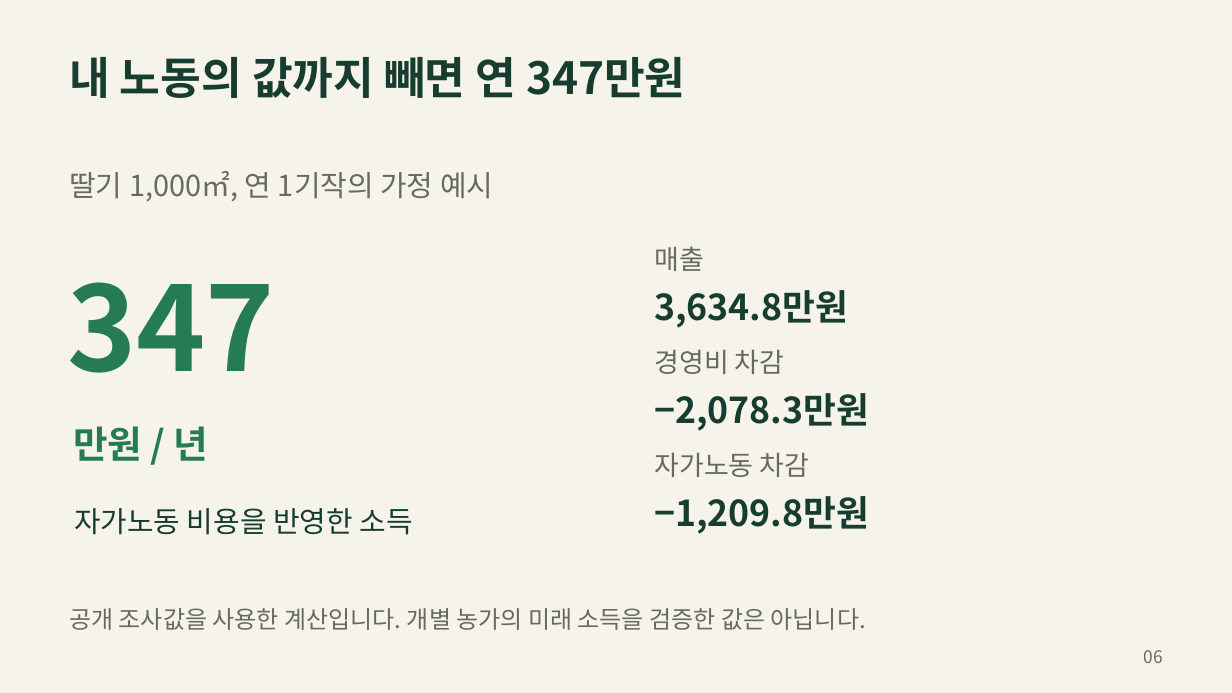
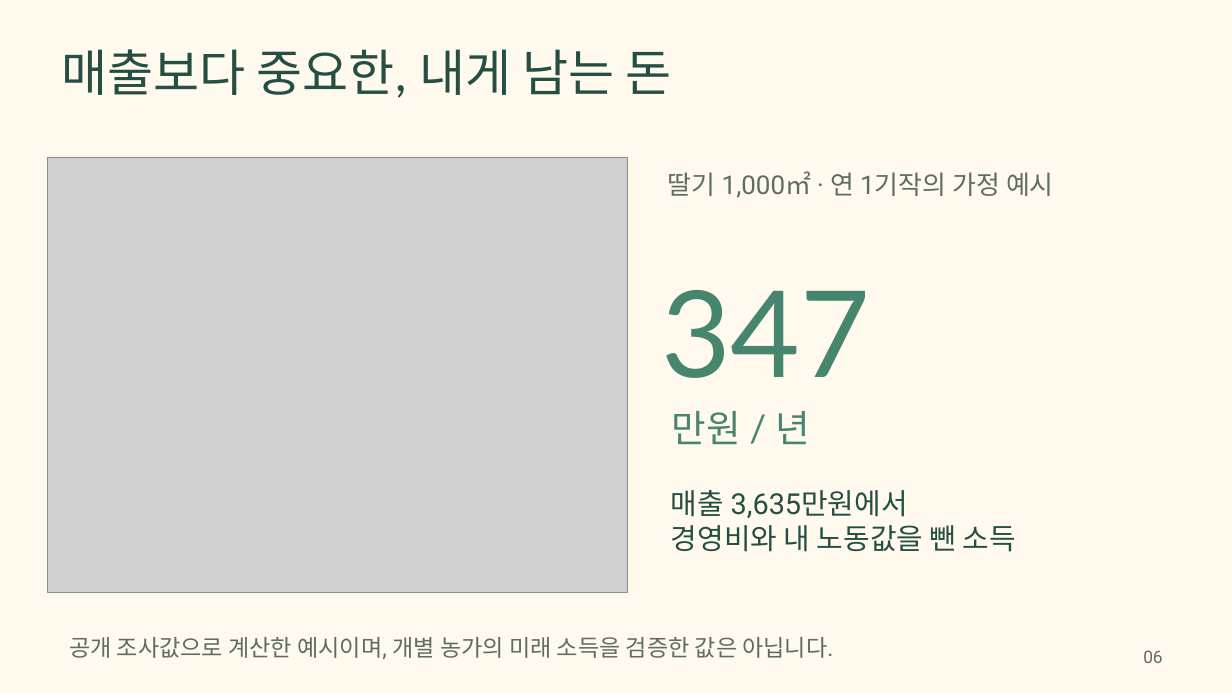
Before and after one commit to jinuk0211/smartfarm-adoption, a slide deck: slide 6 of presentation/smartfarm_proposal.pptx. Drawn at 1232x693 pixels with LibreOffice and Linux fonts; fonts in the diff are those of the drawing; grey boxes stand for pictures. Boxes give left, top, right and bottom in pixels: in the first picture for what was removed or moved away, otherwise in the second. Text is boxed around its words. In the diff, an @@ line names an element or a change of style, - is before the commit and + after.

```diff
--- a/presentation/smartfarm_proposal.pptx
+++ b/presentation/smartfarm_proposal.pptx
@@ background #F6F3EB to #FFF9EE @@
@@ text added at [62,49,672,98], 39 pt, text #254F43 @@
+매출보다 중요한, 내게 남는 돈
@@ text removed at [69,57,686,98] @@
-내 노동의 값까지 빼면 연 347만원
@@ picture added at [47,158,628,593] @@
@@ text at [668,171,1054,198]: text changed; size 22.5 to 20.2 pt; font Noto Sans CJK KR to Roboto; text colour #666A61 to #5F6C61 @@
-딸기 1,000㎡, 연 1기작의 가정 예시
+딸기 1,000㎡ · 연 1기작의 가정 예시
@@ text "347": place and size @@
-text "347" at [67,282,275,373]
+text "347" at [661,290,870,378]
@@ text "347" at [661,290,870,378]: size 91.5 to 93.8 pt, font Noto Sans CJK KR to Lato, text colour #247B56 to #46856E, bold off @@
@@ text removed at [654,290,848,328] @@
-3,634.8만원
@@ text removed at [654,349,785,374] @@
-경영비 차감
@@ text removed at [654,393,869,431] @@
-−2,078.3만원
@@ text "만원 / 년": place and size @@
-text "만원 / 년" at [73,426,209,461]
+text "만원 / 년" at [672,411,811,444]
@@ text "만원 / 년" at [672,411,811,444]: font Noto Sans CJK KR to Lato, text colour #247B56 to #46856E, bold off @@
@@ text removed at [654,452,810,477] @@
-자가노동 차감
@@ text removed at [74,508,413,535] @@
-자가노동 비용을 반영한 소득
@@ text removed at [654,496,869,534] @@
-−1,209.8만원
@@ text at [671,490,1016,552]: text changed; size 21 to 22.5 pt; font Noto Sans CJK KR to Roboto; text colour #666A61 to #254F43 @@
-매출
+매출 3,635만원에서
+경영비와 내 노동값을 뺀 소득
@@ text at [69,637,833,659]: text changed; size 18.8 to 18 pt; font Noto Sans CJK KR to Roboto; text colour #666A61 to #5F6C61 @@
-공개 조사값을 사용한 계산입니다. 개별 농가의 미래 소득을 검증한 값은 아닙니다.
+공개 조사값으로 계산한 예시이며, 개별 농가의 미래 소득을 검증한 값은 아닙니다.
@@ text "06" at [1143,650,1162,663]: font Noto Sans CJK KR to Roboto, text colour #666A61 to #5F6C61 @@
```
Also in this commit, not shown: 27 other slides changed, 20 other files.
